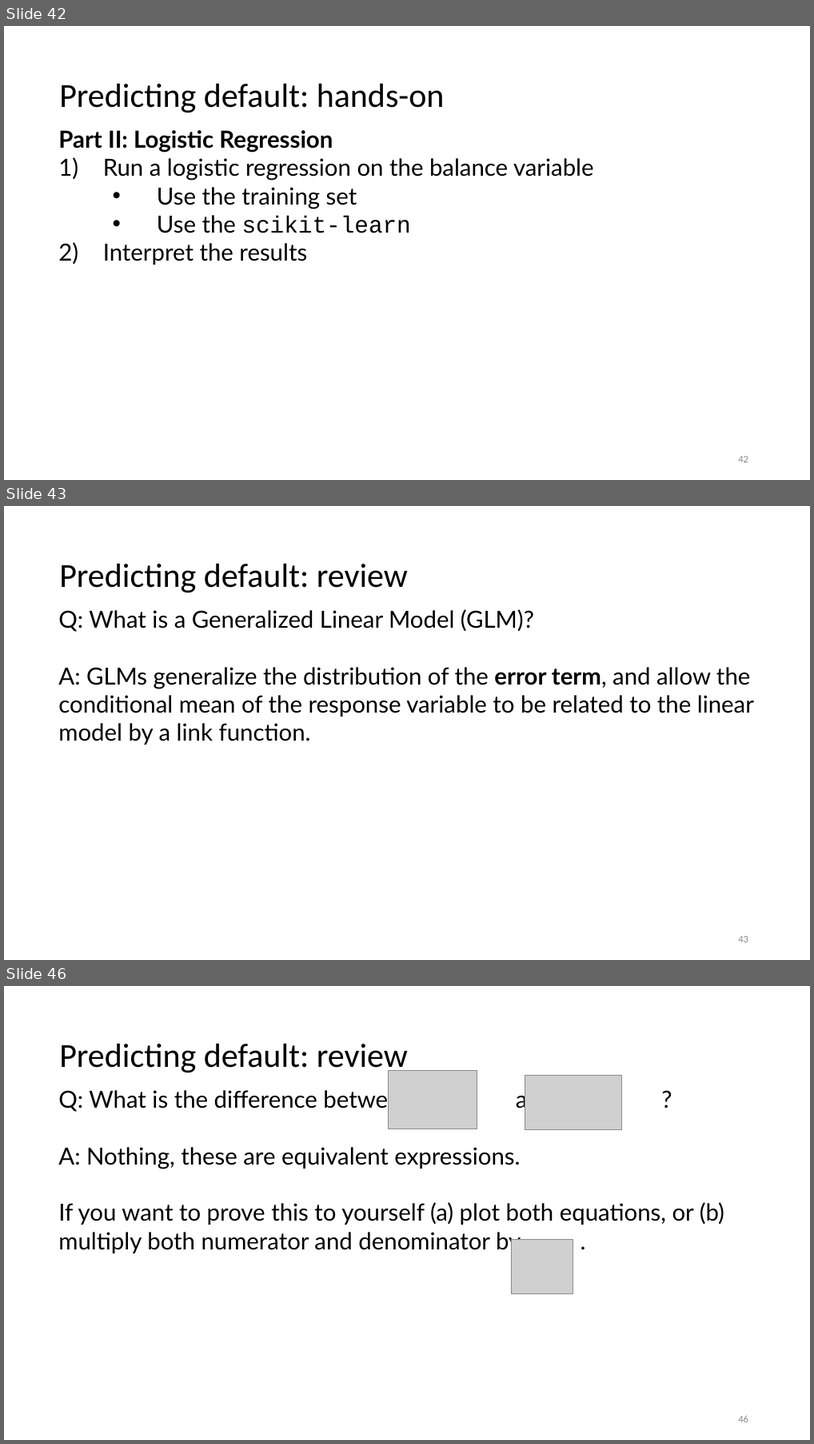
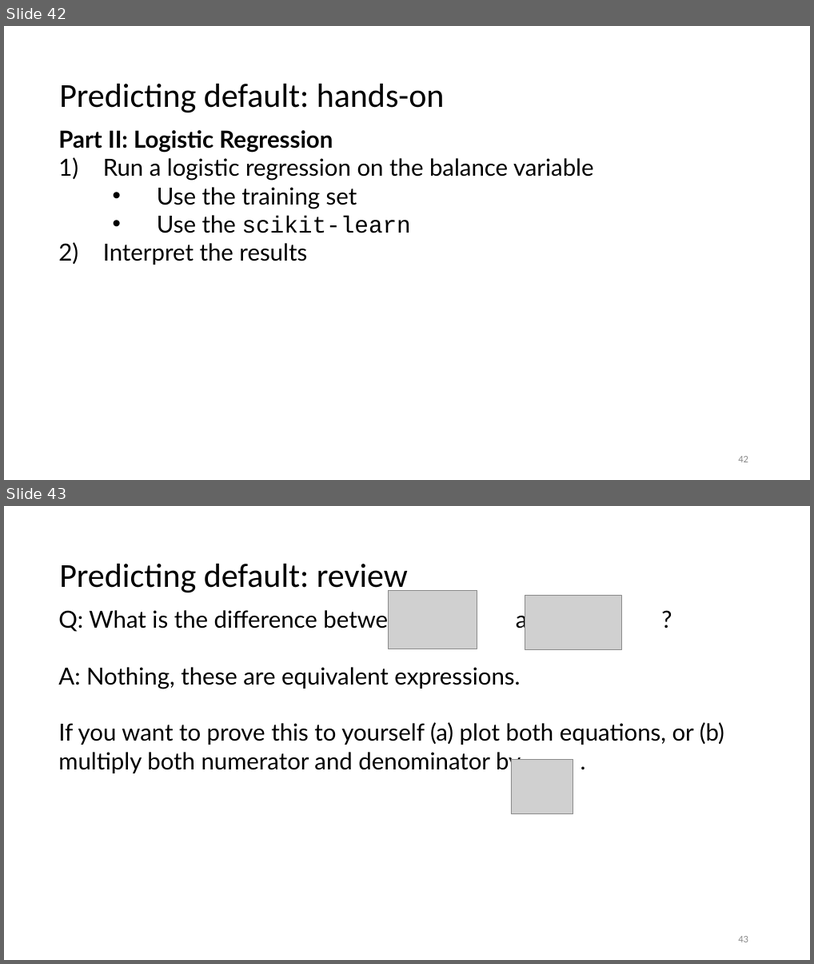
Before and after one commit to jayurbain/DataScienceIntro, a slide deck: slides/09_logistic_regression_classification.pptx. Shown one above the other, each under a label of ours: slides 42, 43 and 46 before the commit, slides 42 and 43 after it; the slides between them are not shown. The pictures are 814x1444 and 814x964 pixels, drawn with LibreOffice and Linux fonts; fonts in the diff are those of the drawing; grey boxes stand for pictures. Boxes give left, top, right and bottom in pixels: in the first picture for what was removed or moved away, otherwise in the second. Text is boxed around its words. In the diff, an @@ line names an element or a change of style, - is before the commit and + after.

```diff
--- a/slides/09_logistic_regression_classification.pptx
+++ b/slides/09_logistic_regression_classification.pptx
@@ slide 43 removed at (4, 506, 810, 960), background #FFFFFF @@
@@ text removed at (59, 564, 408, 593) @@
-Predicting default: review
@@ text removed at (58, 609, 754, 744) @@
-Q: What is a Generalized Linear Model (GLM)?
-A: GLMs generalize the distribution of the error term, and allow the conditional mean of the response variable to be related to the linear model by a link function.
@@ page number removed at (738, 936, 749, 942) @@
-43
@@ what was slide 46 is now slide 43 @@
@@ page number at (738, 936, 749, 942): text changed @@
-46
+43
```
Also in this commit, not shown: 1 slide added, 2 other slides removed, 2 other files.
